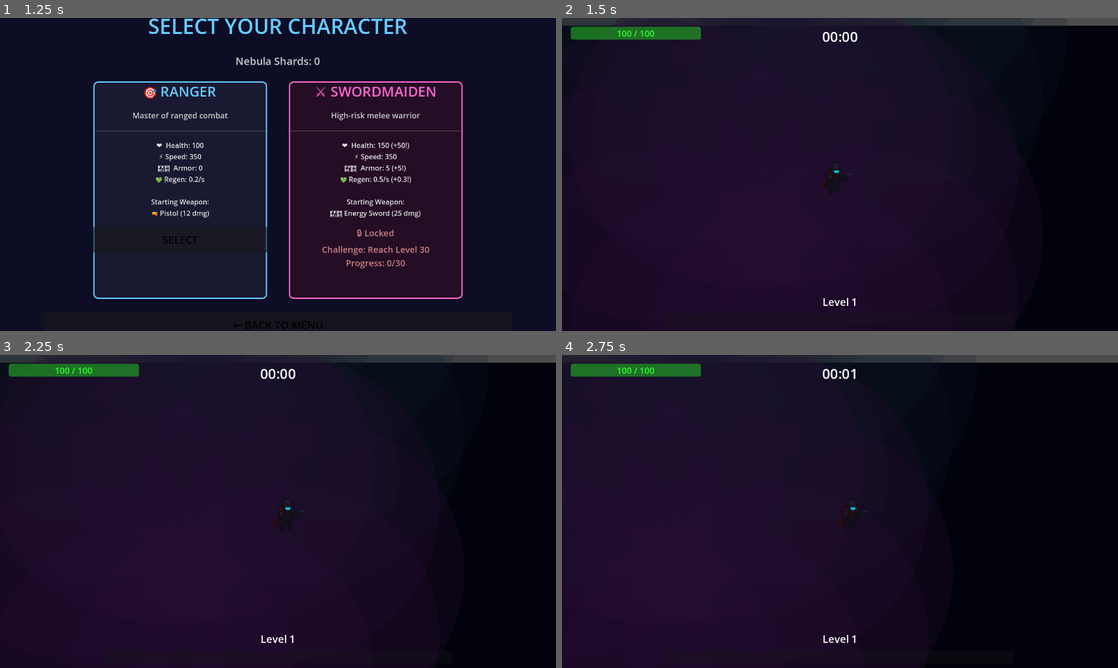
Above: before the commit, frames 1-4 (two rows, left to right).
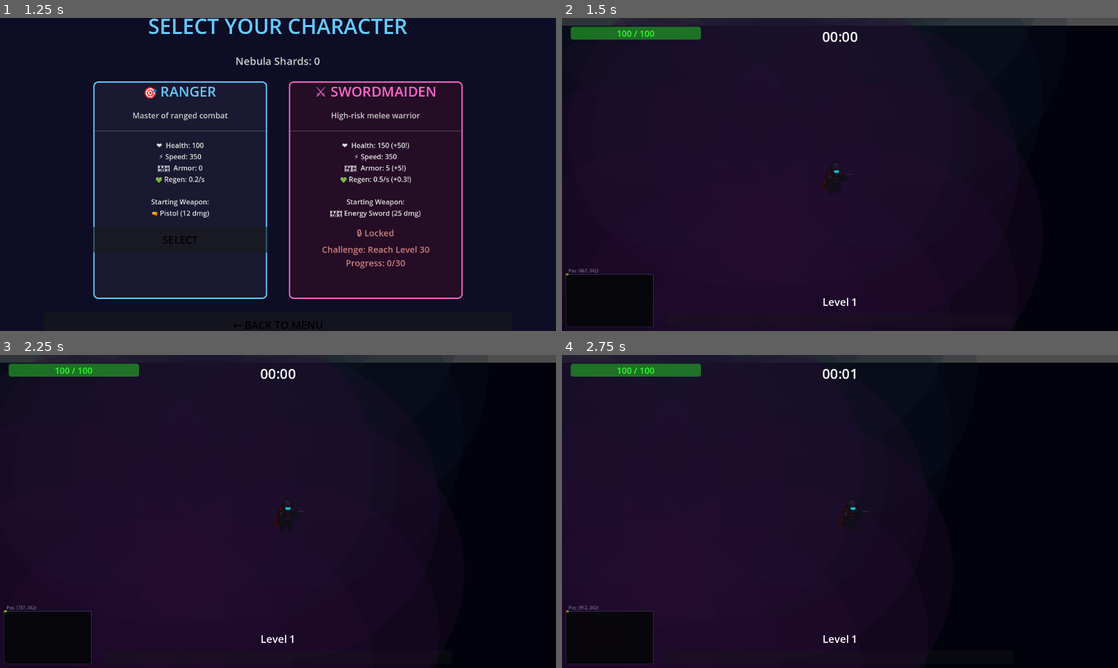
Above: after the commit, the same moments.

Repository: darkmage1000/Nebula-Revenant
Game: Godot game, scene res://MainMenu.tscn
Two runs of this game, one before a commit and one after it. Both use one fixed random seed, a clock stepped at 60 frames per second and the inputs below.
Inputs:
- Up to frame 1 (1.25 s): click "[ START MISSION ]" at 0.5 s
- Up to frame 2 (1.5 s): click "SELECT" at 1.25 s
- Up to frame 3 (2.25 s): tap Enter (ui_accept) at 2 s; hold D (ui_right) from 2.03 s (still down)
- Up to frame 4 (2.75 s): keep holding D (ui_right); tap Enter (ui_accept) at 2.27 s

Frame 1 is identical in both runs. In frame 2, 1.9% of the frame differs, in the area x 0-17%, y 80-99%; in frame 3, 2.3%; in frame 4, 2.6%.

Commit message:
Fix missing minimap in game
The minimap was not appearing because it was never being instantiated. Added:
- MINIMAP_SCENE preload constant
- Minimap instantiation in setup_hud() function
- Sets player and main_game references
- Adds minimap to ui_layer

Now the minimap will appear in the bottom-left corner showing:
- Player position as green pulsing dot
- Nearby enemies as red dots
- Bosses as orange dots
- Player coordinates above the map

Diff:
--- a/main_game.gd
+++ b/main_game.gd
@@ -12,6 +12,7 @@
 const CHEST_SCENE     = preload("res://Chest.tscn")
 const ITEM_UI_SCENE   = preload("res://ItemUI.tscn")
 const GAME_HUD_SCENE  = preload("res://GameHUD.tscn")
+const MINIMAP_SCENE   = preload("res://Minimap.tscn")
 const PAUSE_MENU_SCENE = preload("res://PauseMenu.tscn")
 const ENEMY_HEALTH_BAR = preload("res://EnemyHealthBar.tscn")
 const GAME_OVER_SCENE = preload("res://GameOverScreen.tscn")  # PHASE 3
@@ -87,6 +88,14 @@
 		game_hud.main_game = self
 		add_child(game_hud)
 		print("✅ HUD created with player level: %d" % player.player_stats.level)
+
+	# Create minimap
+	if MINIMAP_SCENE and is_instance_valid(player):
+		var minimap = MINIMAP_SCENE.instantiate()
+		minimap.player = player
+		minimap.main_game = self
+		ui_layer.add_child(minimap)
+		print("✅ Minimap created")
 
 func _input(event: InputEvent) -> void:
 	# Pause menu with ESC
